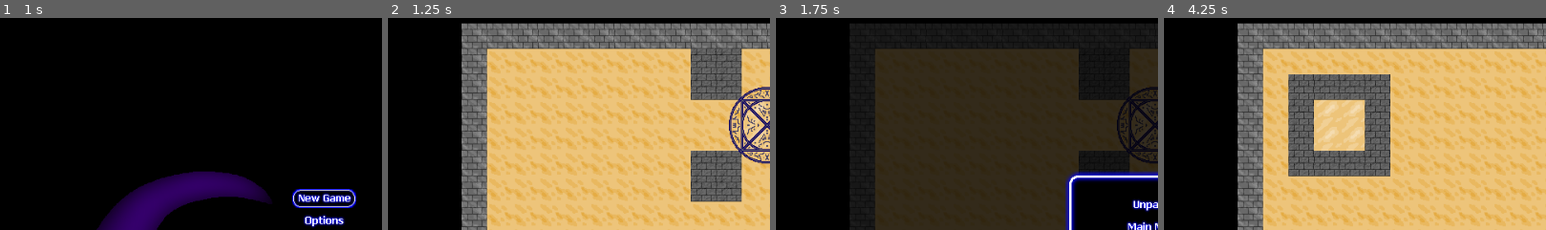
Above: before the commit, frames 1-4 (left to right).
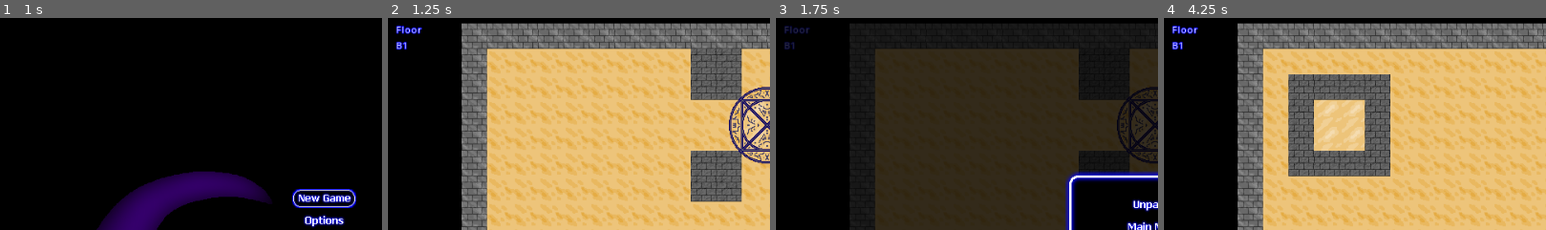
Above: after the commit, the same moments.

Repository: alpacanumerals/LD51
Game: Godot game, scene res://Title.tscn
Same seed, same stepped clock (60 frames per second), same inputs: the game is played once before the commit and once after it.
Inputs (mouse positions are % of the whole screen's width and height, from its top left):
- Up to frame 1 (1 s): click (43, 43) at 0.5 s
- Up to frame 2 (1.25 s): no input
- Up to frame 3 (1.75 s): tap Enter at 1.25 s; move the mouse to (72, 44) at 1.27 s; hold Right (ui_right) from 1.28 s (still down); tap P at 1.35 s; click (72, 44) at 1.42 s
- Up to frame 4 (4.25 s): release Right (ui_right) at 2 s; click (50, 55) at 2 s; click (50, 49) at 2.75 s; click (43, 43) at 3.5 s
The pictures show only the part of the screen within x 0-50%, y 0-50%; the shares and areas given below are measured in that part.

Frame 1 is identical in both runs. In frame 2, 0.3% of the frame differs, in the area x 2-9%, y 3-16%; in frame 3, 0.2%; in frame 4, 0.3%.

Commit message:
floor number

Diff:
--- a/level/Game.tscn
+++ b/level/Game.tscn
@@ -1,9 +1,11 @@
-[gd_scene load_steps=6 format=2]
+[gd_scene load_steps=8 format=2]
 
 [ext_resource path="res://level/PlayArea.tscn" type="PackedScene" id=1]
 [ext_resource path="res://art/bar.png" type="Texture" id=2]
 [ext_resource path="res://art/barfill.png" type="Texture" id=3]
 [ext_resource path="res://level/timeprogress.gd" type="Script" id=4]
+[ext_resource path="res://fonts/OpenSans-name.tres" type="DynamicFont" id=5]
+[ext_resource path="res://level/floornumber.gd" type="Script" id=6]
 [ext_resource path="res://level/game.gd" type="Script" id=8]
 
 [node name="GameRoot" type="Node"]
@@ -30,6 +32,19 @@
 margin_right = 78.0
 margin_bottom = 512.0
 size_flags_horizontal = 3
+
+[node name="FloorText" type="Label" parent="MarginContainer/HBoxContainer/Left Bar"]
+margin_right = 78.0
+margin_bottom = 16.0
+custom_fonts/font = ExtResource( 5 )
+text = "Floor"
+
+[node name="FloorNumber" type="Label" parent="MarginContainer/HBoxContainer/Left Bar"]
+margin_top = 20.0
+margin_right = 78.0
+margin_bottom = 36.0
+custom_fonts/font = ExtResource( 5 )
+script = ExtResource( 6 )
 
 [node name="PlayArea" parent="MarginContainer/HBoxContainer" instance=ExtResource( 1 )]
 
@@ -58,4 +73,5 @@
 texture = ExtResource( 2 )
 
 [connection signal="reset_map" from="." to="MarginContainer/HBoxContainer/PlayArea" method="_on_GameRoot_reset_map"]
+[connection signal="set_floor" from="." to="MarginContainer/HBoxContainer/Left Bar/FloorNumber" method="_on_GameRoot_set_floor"]
 [connection signal="map_clear" from="MarginContainer/HBoxContainer/PlayArea" to="." method="_on_PlayArea_map_clear"]
--- /dev/null
+++ b/level/floornumber.gd
@@ -0,0 +1,20 @@
+extends Label
+
+
+# Declare member variables here. Examples:
+# var a = 2
+# var b = "text"
+
+
+# Called when the node enters the scene tree for the first time.
+func _ready():
+    pass # Replace with function body.
+
+
+# Called every frame. 'delta' is the elapsed time since the previous frame.
+#func _process(delta):
+#    pass
+
+
+func _on_GameRoot_set_floor(floor_number):
+    set_text("B" + str(floor_number))
--- a/level/game.gd
+++ b/level/game.gd
@@ -6,12 +6,14 @@
 var current_floor = 1
 
 signal reset_map
+signal set_floor(floor_number)
 
 # Called when the node enters the scene tree for the first time.
 func _ready():
     time = max_time
     music.play_battle()
     current_floor = 1
+    emit_signal("set_floor", current_floor)
 
 func _physics_process(delta):
     time -= delta
@@ -30,6 +32,7 @@
 func reset():
     time = max_time
     current_floor += 1
+    emit_signal("set_floor", current_floor)
     emit_signal("reset_map")
 
 func _on_PlayArea_map_clear():
